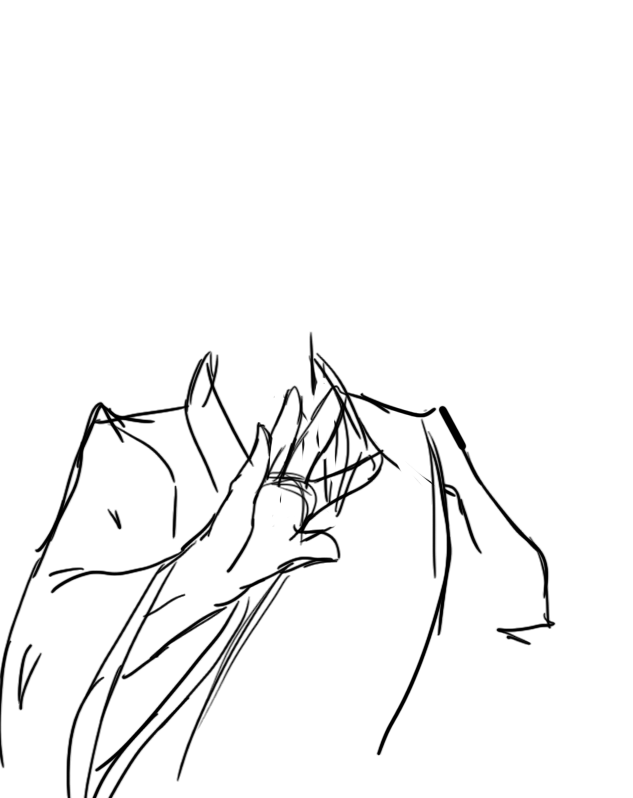
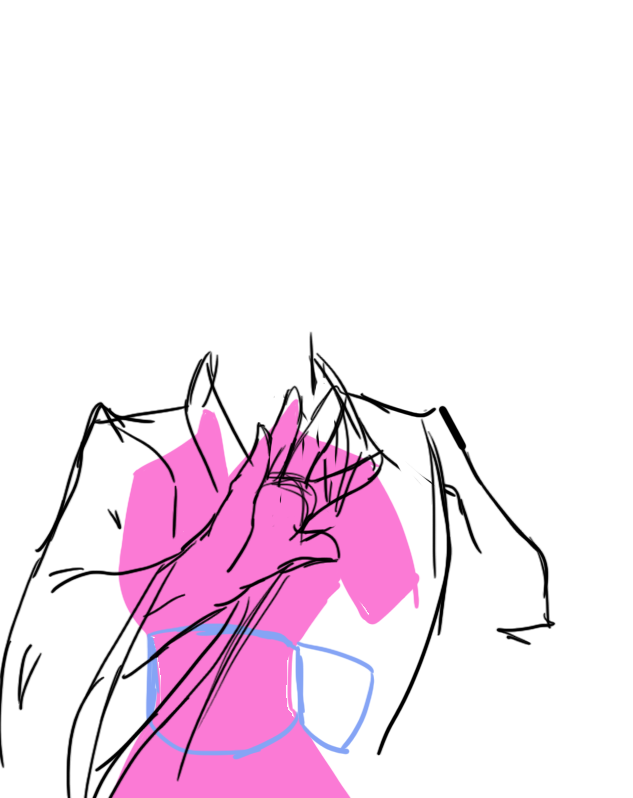
Two versions of the same layered image (633×798). Layer-by-layer changes:
showed group "Yuyuko" (22 layers) over (111, 398, 421, 798)
added group "Hair" (2nd of 3, in "Yuyuko") with 4 layers in group "Yuyuko" over (111, 398, 421, 798)
